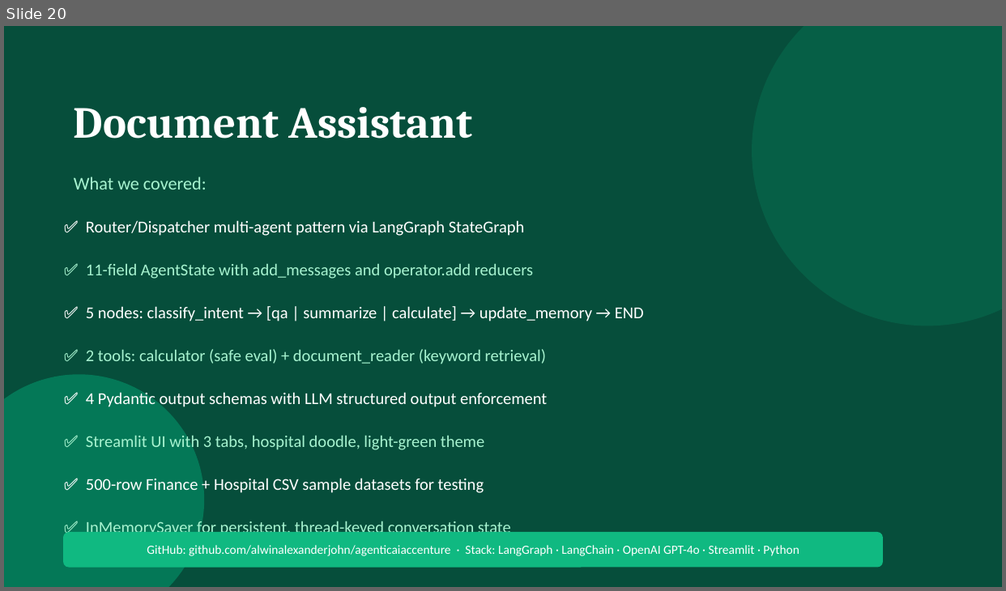
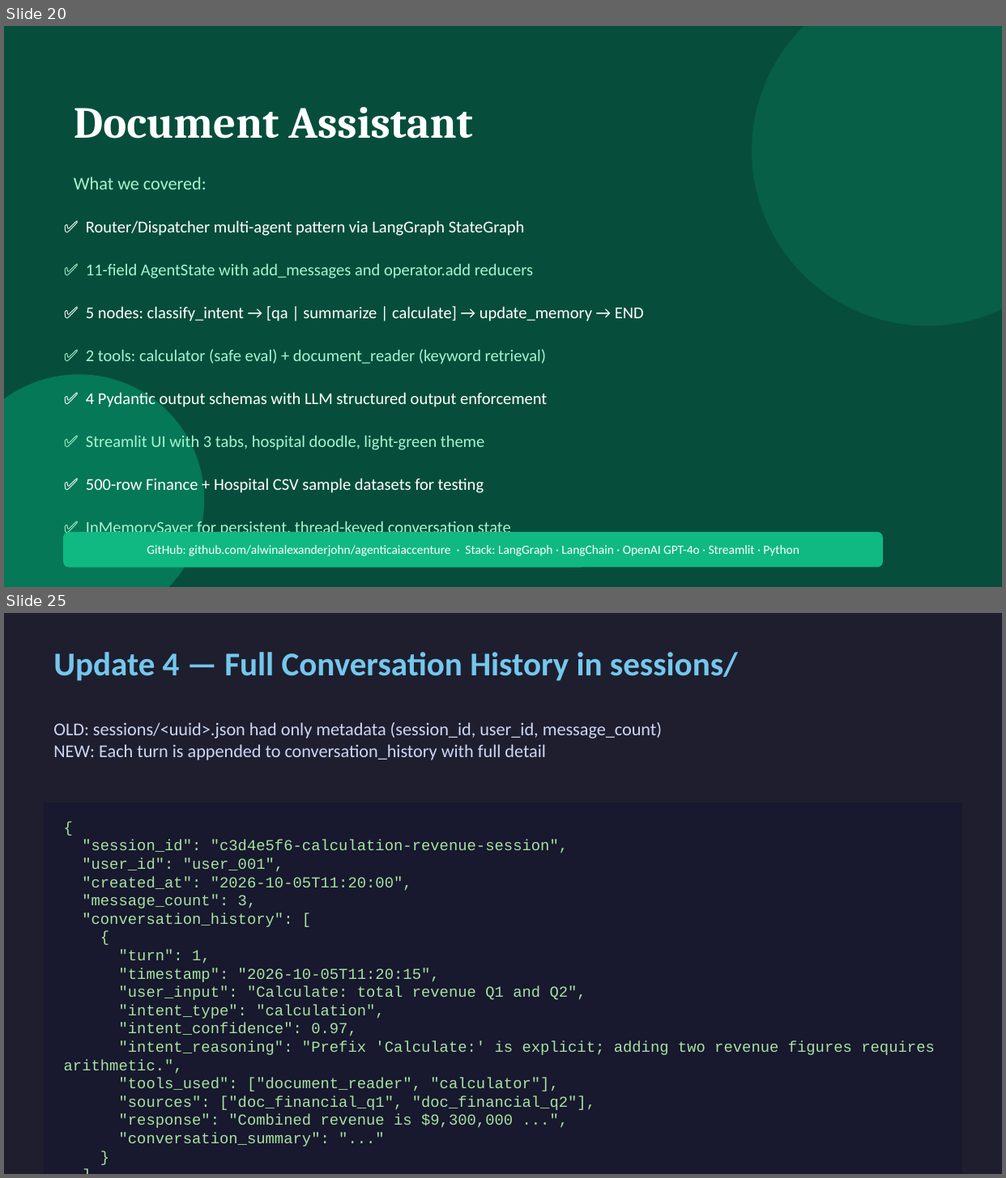
Before and after one commit to alwinalexanderjohn/agenticaiaccenture, a slide deck: Document_Assistant.pptx. Shown one above the other, each under a label of ours: slide 20 before the commit, slides 20 and 25 after it; the slides between them are not shown. The pictures are 1006x591 and 1006x1178 pixels, drawn with LibreOffice and Linux fonts; fonts in the diff are those of the drawing. Boxes give left, top, right and bottom in pixels: in the first picture for what was removed or moved away, otherwise in the second. Text is boxed around its words. In the diff, an @@ line names an element or a change of style, - is before the commit and + after.

```diff
--- a/Document_Assistant.pptx
+++ b/Document_Assistant.pptx
@@ slide 25 added at [4,613,1002,1174], background #1E1E2E @@
@@ text added at [53,652,738,681], 24 pt, text #74C7EC, bold @@
+Update 4 — Full Conversation History in sessions/
@@ text added at [53,722,662,760], 13 pt, text #CDD6F4 @@
+OLD: sessions/<uuid>.json had only metadata (session_id, user_id, message_count)
+NEW: Each turn is appended to conversation_history with full detail
@@ rectangle added at [44,803,962,1174], fill #18182E @@
@@ text added at [64,840,935,1147], 11 pt, text #A6E3A1 @@
+{
+"session_id": "c3d4e5f6-calculation-revenue-session",
+"user_id": "user_001",
+"created_at": "2026-10-05T11:20:00",
+"message_count": 3,
+"conversation_history": [
+{
+"turn": 1,
+"timestamp": "2026-10-05T11:20:15",
+"user_input": "Calculate: total revenue Q1 and Q2",
+"intent_type": "calculation",
+"intent_confidence": 0.97,
+"intent_reasoning": "Prefix 'Calculate:' is explicit; adding two revenue figures requires arithmetic.",
+"tools_used": ["document_reader", "calculator"],
+"sources": ["doc_financial_q1", "doc_financial_q2"],
+"response": "Combined revenue is $9,300,000 ...",
+"conversation_summary": "..."
+}
+]
+}
```
Also in this commit, not shown: 7 other slides added, 1 other file.
